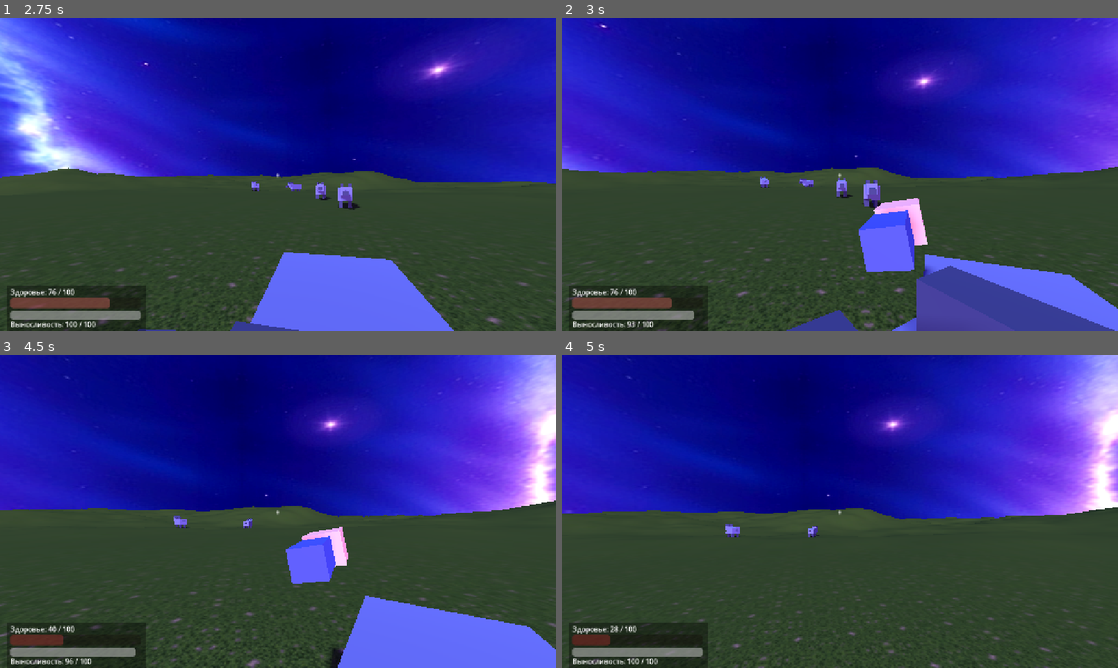
Above: before the commit, frames 1-4 (two rows, left to right).
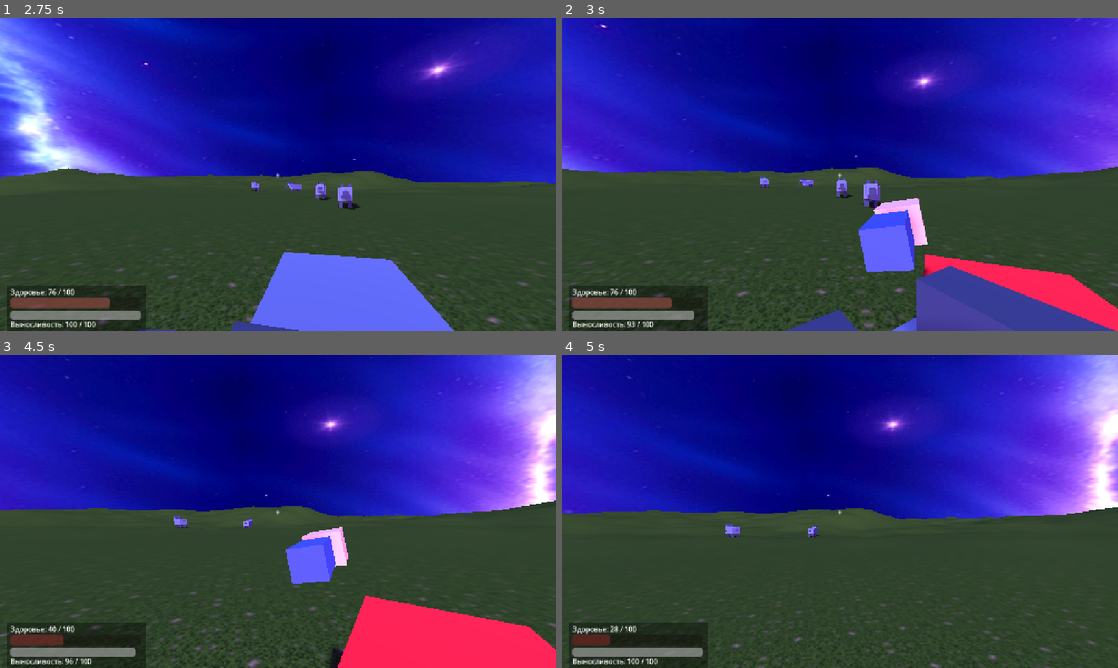
Above: after the commit, the same moments.

Repository: GnomixUltra/ProjectRPGnome
Game: Godot game, scene res://scenes/main.tscn
Same seed, same stepped clock (60 frames per second), same inputs: the game is played once before the commit and once after it.
Inputs (mouse positions are in pixels of both pictures, inside the frame that each line leads up to):
- Up to frame 1 (2.75 s): tap Enter at 0.5, 1.35 s; move the mouse to (272, 180) at 0.52 s; hold Shift (sprint) 0.53-1.28 s; hold W (move_forward) from 0.53 s (still down); click (272, 180) at 0.67 s; tap Space (jump) at 0.77, 1.52 s; move the mouse to (316, 177) at 1.27 s; move the mouse to (233, 171) at 2.02 s; tap F at 2.1 s
- Up to frame 2 (3 s): move the mouse to (845, 174) at 2.77 s; release W (move_forward) at 2.78 s; hold A (move_left) from 2.78 s (still down); tap Shift (sprint) at 2.85 s; click (845, 174) at 2.92 s
- Up to frame 3 (4.5 s): tap Space (jump) at 3.02, 3.77 s; move the mouse to (255, 505) at 3.52 s; release A (move_left) at 3.53 s; hold W (move_forward) from 3.53 s (still down); tap Enter at 3.6 s; move the mouse to (305, 511) at 4.27 s; tap F at 4.35 s
- Up to frame 4 (5 s): keep holding W (move_forward); tap Space (jump) at 4.52 s

Frame 1 is identical in both runs. In frame 2, 2.6% of the frame differs, in the area x 65-100%, y 75-100%; in frame 3, 6.4%, in the area x 60-100%, y 76-100%; in frame 4, nothing differs.

Commit message:
Fist fix: punch applies damage instantly (raycast blocked hits), visible fist (camera near clip 0.05), wolves flash red on damage

Diff:
--- a/game/scenes/main.tscn
+++ b/game/scenes/main.tscn
@@ -38,7 +38,7 @@
 roughness = 0.8
 
 [sub_resource type="BoxShape3D" id="PunchShape"]
-size = Vector3(0.9, 0.9, 1.4)
+size = Vector3(1.6, 1.6, 2.2)
 
 [sub_resource type="BoxMesh" id="FistHandMesh"]
 size = Vector3(0.16, 0.14, 0.2)
@@ -91,6 +91,7 @@
 transform = Transform3D(1, 0, 0, 0, 1, 0, 0, 0, 1, 0, 1.6, 0)
 
 [node name="Camera3D" type="Camera3D" parent="Player/Head"]
+near = 0.05
 
 [node name="FistPivot" type="Node3D" parent="Player/Head/Camera3D"]
 
--- a/game/scripts/player.gd
+++ b/game/scripts/player.gd
@@ -38,6 +38,7 @@
 @onready var camera: Camera3D = $Head/Camera3D
 @onready var fist_pivot: Node3D = $Head/Camera3D/FistPivot
 @onready var fist: Node3D = $Head/Camera3D/FistPivot/Fist
+@onready var punch_area: Area3D = $Head/Camera3D/FistPivot/Fist/PunchArea
 
 var _stamina := stamina_max
 var _exhausted := false
@@ -148,11 +149,32 @@
 	stamina_changed.emit(_stamina, stamina_max, _exhausted)
 	punched.emit()
 
-	# Поражение целей из группы "enemies" в конусе перед игроком.
+	# Анимация замаха: быстрый выпад вперёд, возврат в исходную позицию.
+	fist.visible = true
+	var rest := Vector3(0.32, -0.26, -0.45)
+	var out := Vector3(0.22, -0.16, -0.95)
+	fist.position = rest
+	# Поражение целей — сразу при нажатии (зона кулака + конус перед игроком);
+	# анимация замаха ниже идёт параллельно, только для вида.
+	_apply_punch_damage()
+	var tw := create_tween()
+	tw.tween_property(fist, "position", out, 0.09).set_ease(Tween.EASE_OUT)
+	tw.tween_interval(0.04)
+	tw.tween_property(fist, "position", rest, 0.16).set_ease(Tween.EASE_IN)
+	tw.tween_callback(_finish_punch)
+
+
+## Нанести урон врагам в зоне поражения кулака.
+func _apply_punch_damage() -> void:
+	var hit_any := {}
+	if punch_area != null and is_instance_valid(punch_area):
+		for body in punch_area.get_overlapping_bodies():
+			if body is Node3D and body.is_in_group("enemies"):
+				hit_any[body] = true
 	var from := global_position + Vector3(0.0, 1.4, 0.0)
 	var fwd := -global_transform.basis.z.normalized()
 	for body in get_tree().get_nodes_in_group("enemies"):
-		if not (body is Node3D) or not is_instance_valid(body):
+		if not (body is Node3D) or not is_instance_valid(body) or body in hit_any:
 			continue
 		var b := body as Node3D
 		var to := b.global_position + Vector3(0.0, 1.2, 0.0) - from
@@ -161,28 +183,10 @@
 			continue
 		if to.normalized().dot(fwd) < cos(deg_to_rad(punch_arc_degrees * 0.5)):
 			continue
-		# Проверка «линии удара» только против статичной геометрии мира (слой World):
-		# земля/камни блокируют удар, враги и персонажи — нет. Точка цели берётся
-		# чуть выше головы врага, чтобы луч не цеплял траву под ногами.
-		var ray_from := global_position + Vector3(0.0, 1.7, 0.0)
-		var ray_to := b.global_position + Vector3(0.0, 1.9, 0.0)
-		var hit := PhysicsRayQueryParameters3D.create(ray_from, ray_to, 1, [get_rid()])
-		var obstacle := get_world_3d().direct_space_state.intersect_ray(hit)
-		if not obstacle.is_empty():
-			continue
-		if b.has_method("take_damage"):
+		hit_any[b] = true
+	for b in hit_any:
+		if is_instance_valid(b) and b.has_method("take_damage"):
 			b.take_damage(punch_damage)
-
-	# Анимация замаха: быстрый выпад вперёд, возврат в исходную позицию.
-	fist.visible = true
-	var rest := Vector3(0.32, -0.26, -0.45)
-	var out := Vector3(0.22, -0.16, -0.95)
-	fist.position = rest
-	var tw := create_tween()
-	tw.tween_property(fist, "position", out, 0.09).set_ease(Tween.EASE_OUT)
-	tw.tween_interval(0.04)
-	tw.tween_property(fist, "position", rest, 0.16).set_ease(Tween.EASE_IN)
-	tw.tween_callback(_finish_punch)
 
 
 func _finish_punch() -> void:
--- a/game/scripts/wolf.gd
+++ b/game/scripts/wolf.gd
@@ -29,6 +29,8 @@
 var _wait_timer := 0.0
 var _bite_cd := 0.0
 var _dead := false
+# Оригинальные цвета материалов волка (для возврата после красной вспышки урона).
+var _base_colors := {}
 
 @onready var head: Node3D = $Visual/Head
 @onready var bite_area: Area3D = $Visual/Head/BiteArea
@@ -41,6 +43,12 @@
 	_wait_timer = randf_range(0.5, 2.5)
 	_pick_patrol_point()
 	bite_area.body_entered.connect(_on_bite_body)
+	# Запоминаем исходные цвета всех override-материалов (в scene они общие на
+	# инстансы — поэтому вспышка делается копией материала для каждого MeshInstance).
+	for mi in $Visual.find_children("*", "MeshInstance3D", true, false):
+		var m: MeshInstance3D = mi
+		if m.material_override is StandardMaterial3D:
+			_base_colors[m.name] = m.material_override.albedo_color
 
 
 func _pick_patrol_point() -> void:
@@ -140,6 +148,7 @@
 func take_damage(amount: float) -> void:
 	if _dead or amount <= 0.0:
 		return
+	_flash_hurt()
 	_health = maxf(0.0, _health - amount)
 	health_changed.emit(_health, max_health)
 	# Рана переключает в агрессию, если игрок рядом.
@@ -147,6 +156,22 @@
 		_state = "chase"
 	if _health <= 0.0:
 		_die()
+
+
+## Вспышка «красного урона»: материалы волка кратковременно краснеют и возвращаются.
+func _flash_hurt() -> void:
+	for mi in $Visual.find_children("*", "MeshInstance3D", true, false):
+		var m: MeshInstance3D = mi
+		if not (m.material_override is StandardMaterial3D):
+			continue
+		var base: Color = _base_colors.get(m.name, m.material_override.albedo_color)
+		# Копия материала — чтобы не перекрашивать сразу всех волков (общий ресурс).
+		var mat: StandardMaterial3D = m.material_override.duplicate()
+		m.material_override = mat
+		mat.albedo_color = Color(1.0, 0.12, 0.12, 1.0)
+		var tw := create_tween()
+		tw.tween_interval(0.14)
+		tw.tween_property(mat, "albedo_color", base, 0.35).set_trans(Tween.TRANS_SINE)
 
 
 ## Прыжок игрока на голову — мгновенная смерть.
